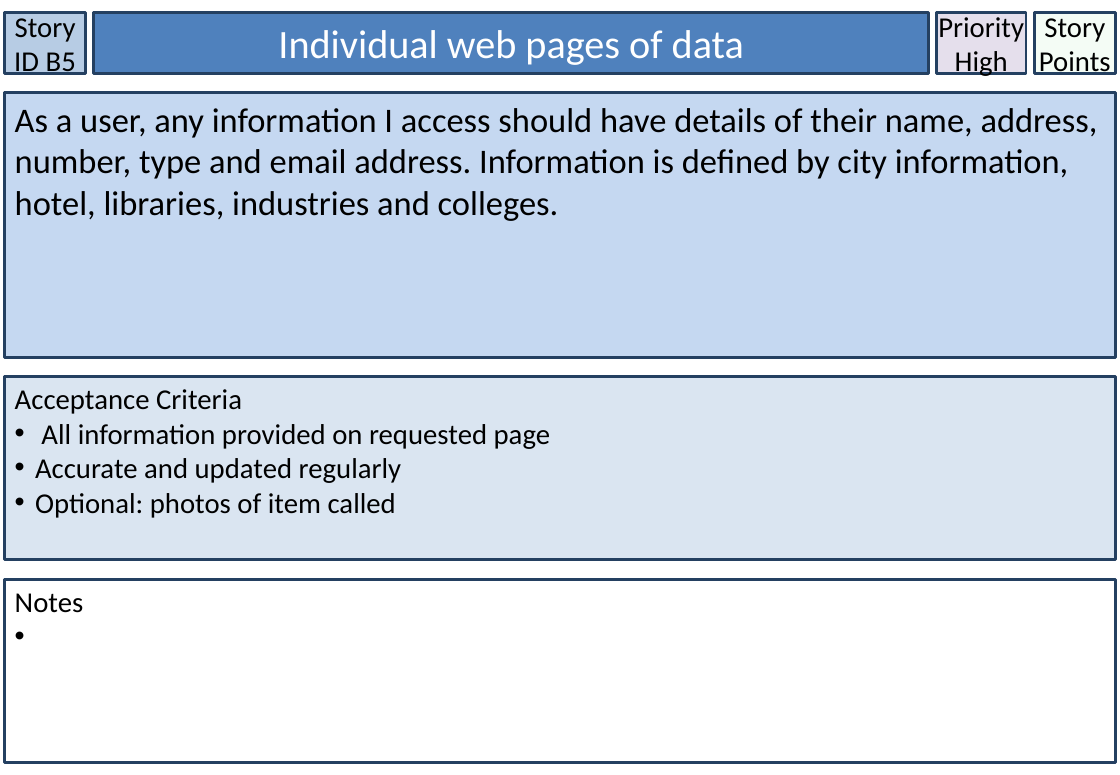
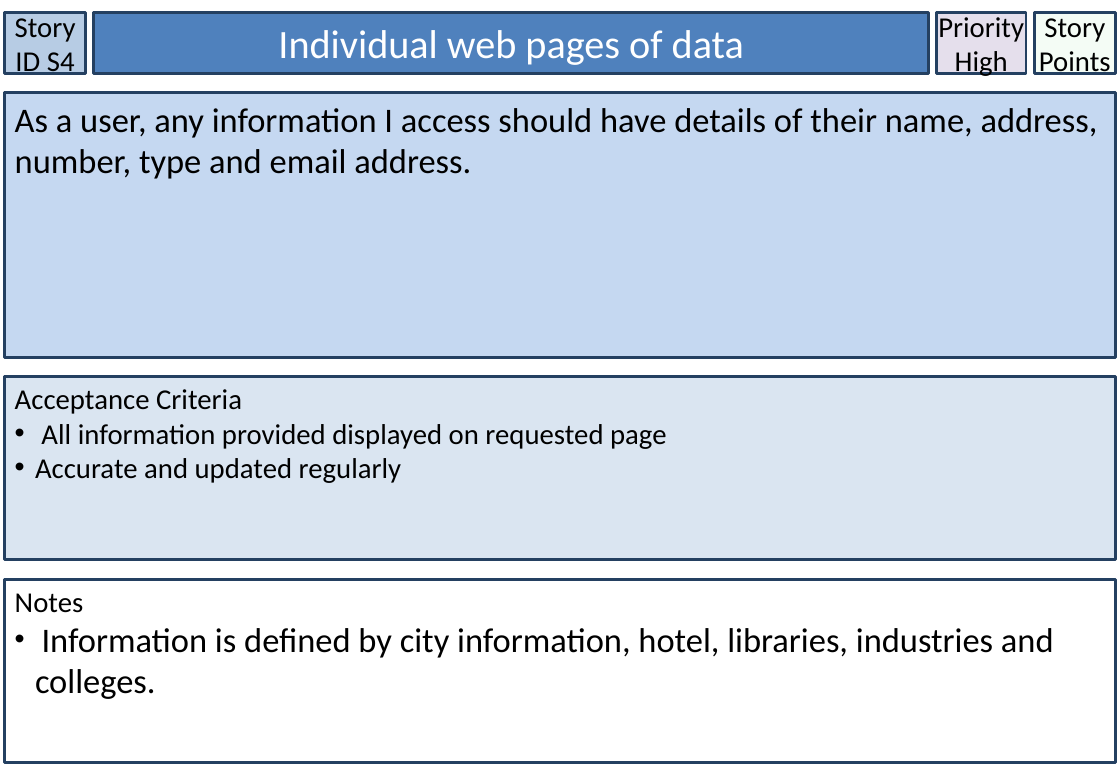
Before and after one commit to LaineBuraga/Discover-Brisbane, a slide deck: slide 12 of User Stories.pptx (slide 10 before the commit). Drawn at 1120x775 pixels with LibreOffice and Linux fonts; fonts in the diff are those of the drawing. Boxes give left, top, right and bottom in pixels: in the first picture for what was removed or moved away, otherwise in the second. Text is boxed around its words. In the diff, an @@ line names an element or a change of style, - is before the commit and + after.

Commit message:
[2nd meeting] Updated copy of user stories and backlog

```diff
--- a/User Stories.pptx
+++ b/User Stories.pptx
@@ text in rectangle at [15,13,76,78]: text changed @@
-Story ID B5
+Story ID S4
@@ text in rectangle at [15,108,1098,179]: text changed @@
-As a user, any information I access should have details of their name, address, number, type and email address. Information is defined by city information, hotel, libraries, industries and colleges.
+As a user, any information I access should have details of their name, address, number, type and email address.
@@ text in rectangle at [41,424,666,449]: text changed @@
-• All information provided on requested page
+• All information provided displayed on requested page
@@ text in rectangle at [35,493,396,518]: paragraph removed @@
-• Optional: photos of item called
@@ text in rectangle at [35,628,1054,699]: paragraph added @@
+• Information is defined by city information, hotel, libraries, industries and colleges.
```
Also in this commit, not shown: 15 other slides changed, 1 slide added, 1 other file.
